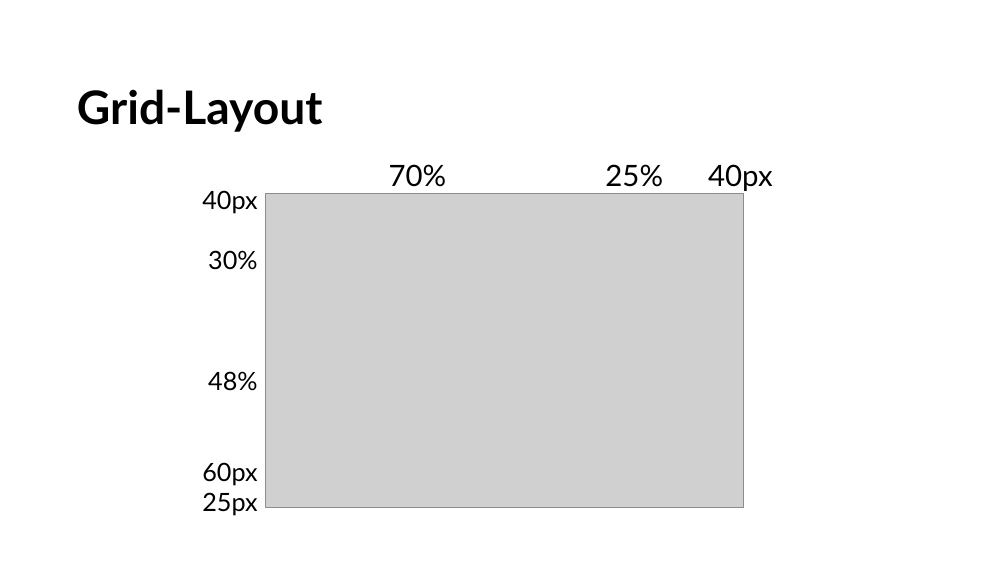
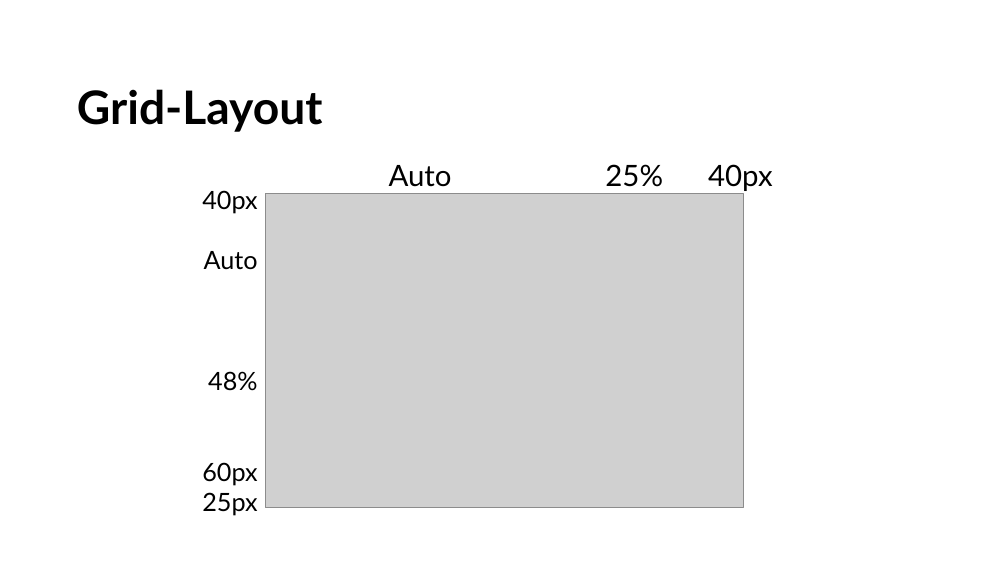
Before and after one commit to betera/css_layout, a slide deck: slide 38 of CSS_Layout.pptx. Drawn at 1008x567 pixels with LibreOffice and Linux fonts; fonts in the diff are those of the drawing; grey boxes stand for pictures; background and template pictures are left out. Boxes give left, top, right and bottom in pixels: in the first picture for what was removed or moved away, otherwise in the second. Text is boxed around its words. In the diff, an @@ line names an element or a change of style, - is before the commit and + after.

```diff
--- a/CSS_Layout.pptx
+++ b/CSS_Layout.pptx
@@ text at (389,164,773,191): text changed @@
-70% 25% 40px
+Auto 25% 40px
@@ text at (204,251,258,270): text changed @@
-30%
+Auto
```
Also in this commit, not shown: 5 other slides changed, 14 other files.
